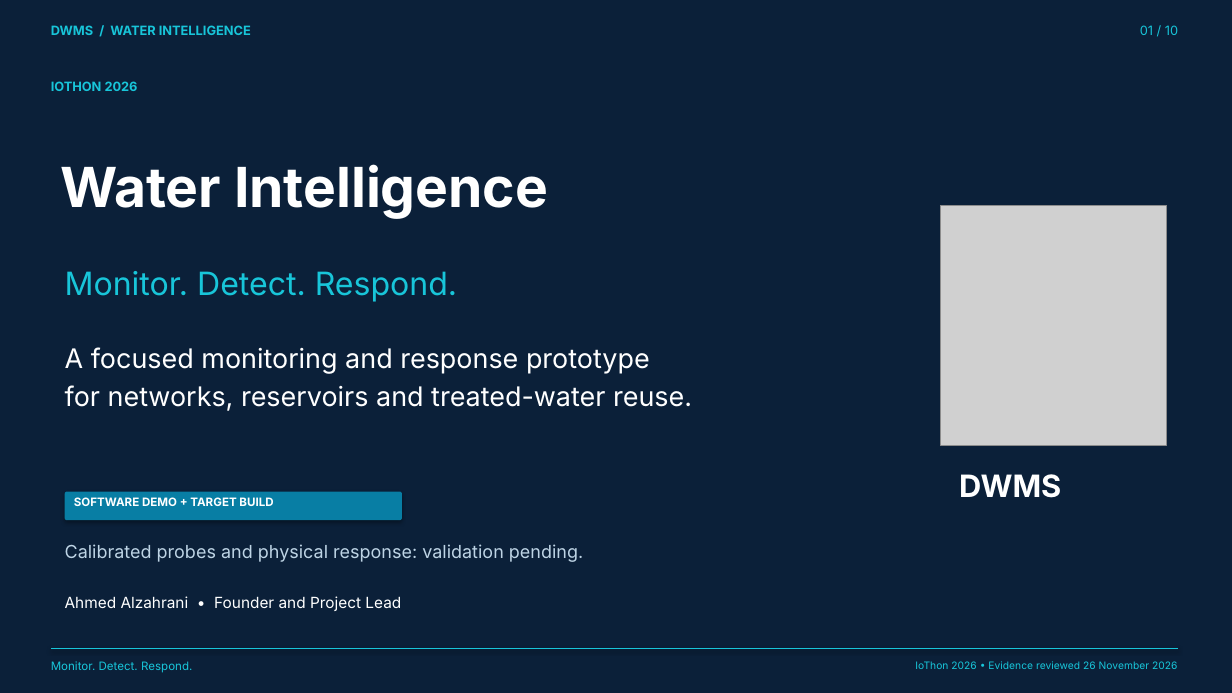
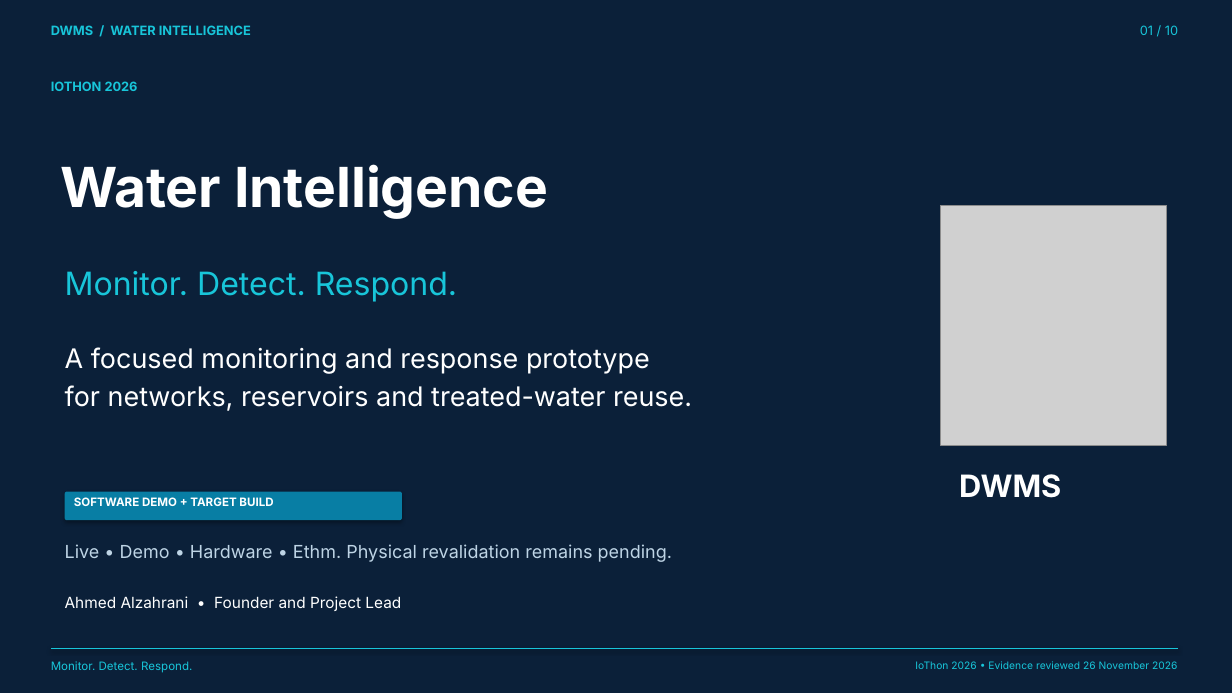
Before and after one commit to ethm09/DWMS-IoThon-2026, a slide deck: slide 1 of deliverables/DWMS-Pitch.pptx. Drawn at 1232x693 pixels with LibreOffice and Linux fonts; fonts in the diff are those of the drawing; grey boxes stand for pictures. Boxes give left, top, right and bottom in pixels: in the first picture for what was removed or moved away, otherwise in the second. Text is boxed around its words. In the diff, an @@ line names an element or a change of style, - is before the commit and + after.

Commit message:
Package published evidence, editable submissions and genuine demo recording

```diff
--- a/deliverables/DWMS-Pitch.pptx
+++ b/deliverables/DWMS-Pitch.pptx
@@ text at [65, 544, 672, 562]: text changed @@
-Calibrated probes and physical response: validation pending.
+Live • Demo • Hardware • Ethm. Physical revalidation remains pending.
```
Also in this commit, not shown: 3 other slides changed, 15 other files.
